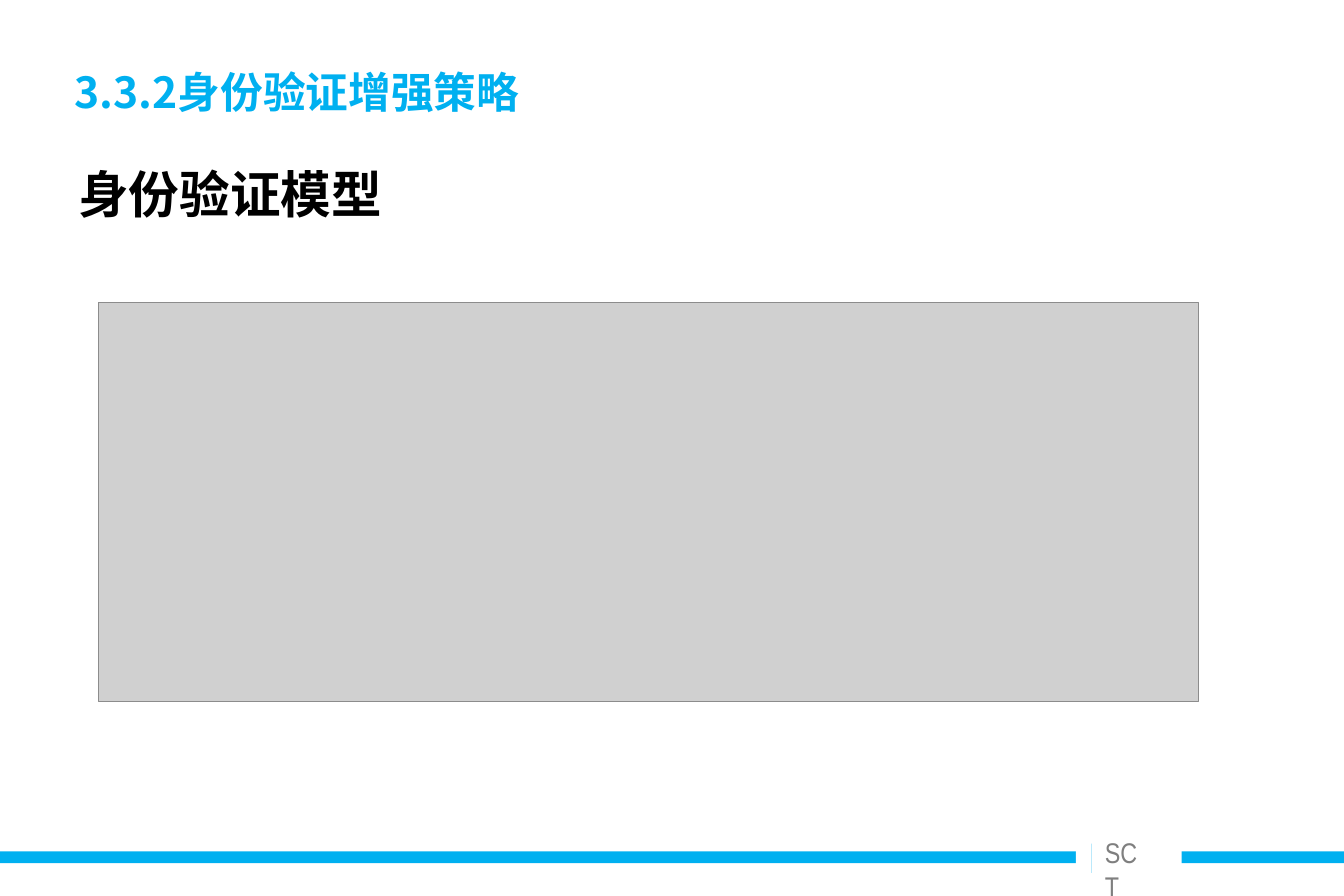
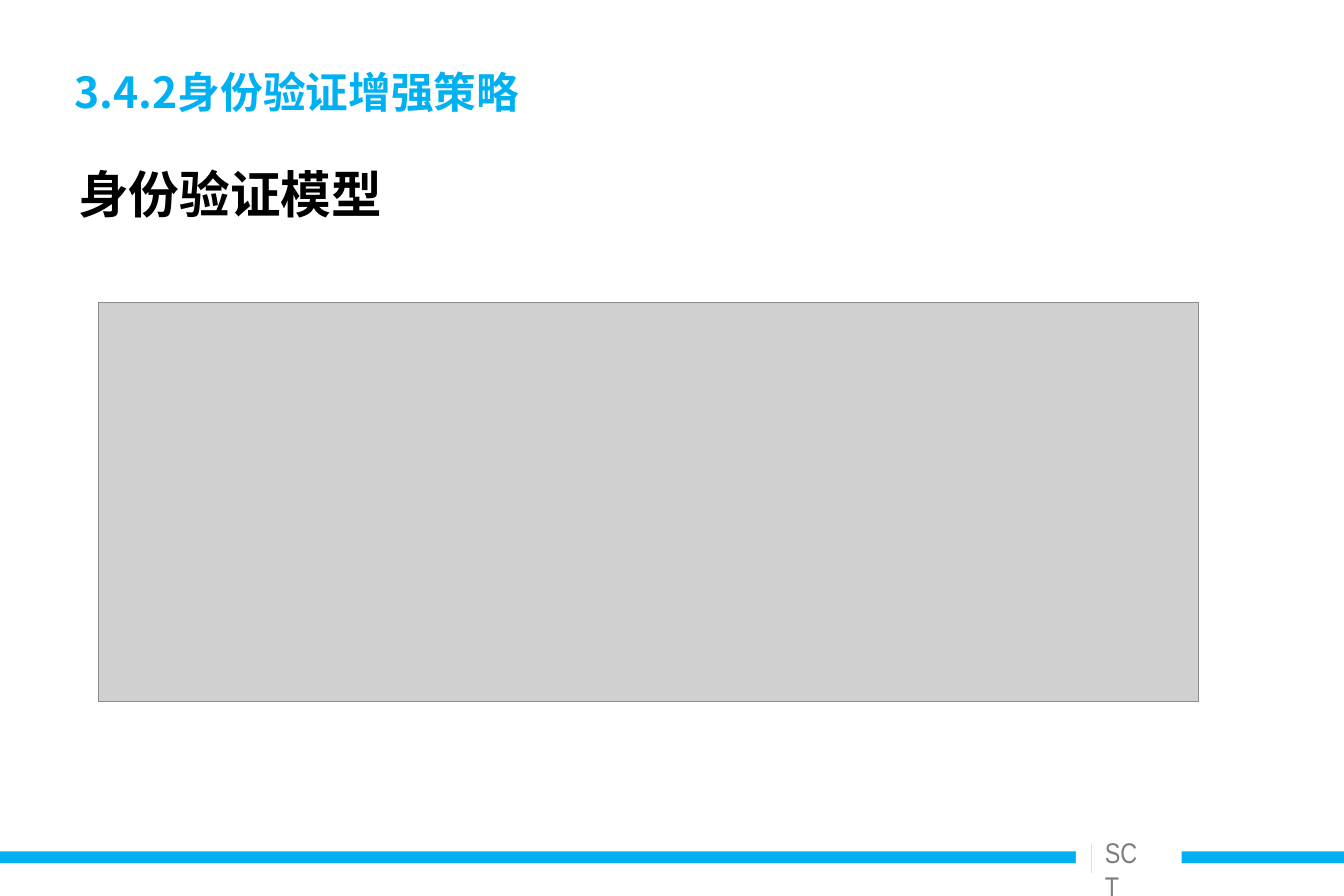
Before and after one commit to Snowin1994/-, a slide deck: slide 26 of 毕业设计相关/答辩ppt/安全聊天工具的设计与实现_v0.9.ppt (slide 31 before the commit). Drawn at 1344x896 pixels with LibreOffice and Linux fonts; fonts in the diff are those of the drawing; grey boxes stand for pictures. Boxes give left, top, right and bottom in pixels: in the first picture for what was removed or moved away, otherwise in the second. Text is boxed around its words. In the diff, an @@ line names an element or a change of style, - is before the commit and + after.

```diff
--- a/毕业设计相关/答辩ppt/安全聊天工具的设计与实现_v0.9.ppt
+++ b/毕业设计相关/答辩ppt/安全聊天工具的设计与实现_v0.9.ppt
@@ title at (74, 71, 519, 112): text changed @@
-3.3.2身份验证增强策略
+3.4.2身份验证增强策略
```
Also in this commit, not shown: 21 other slides changed, 4 slides added, 7 slides removed, 23 other files.
